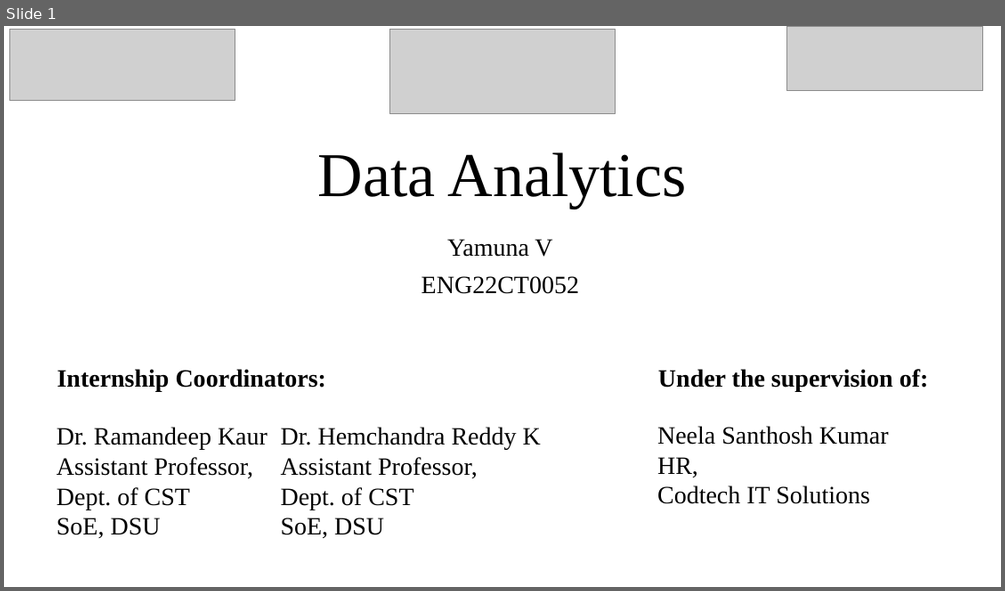
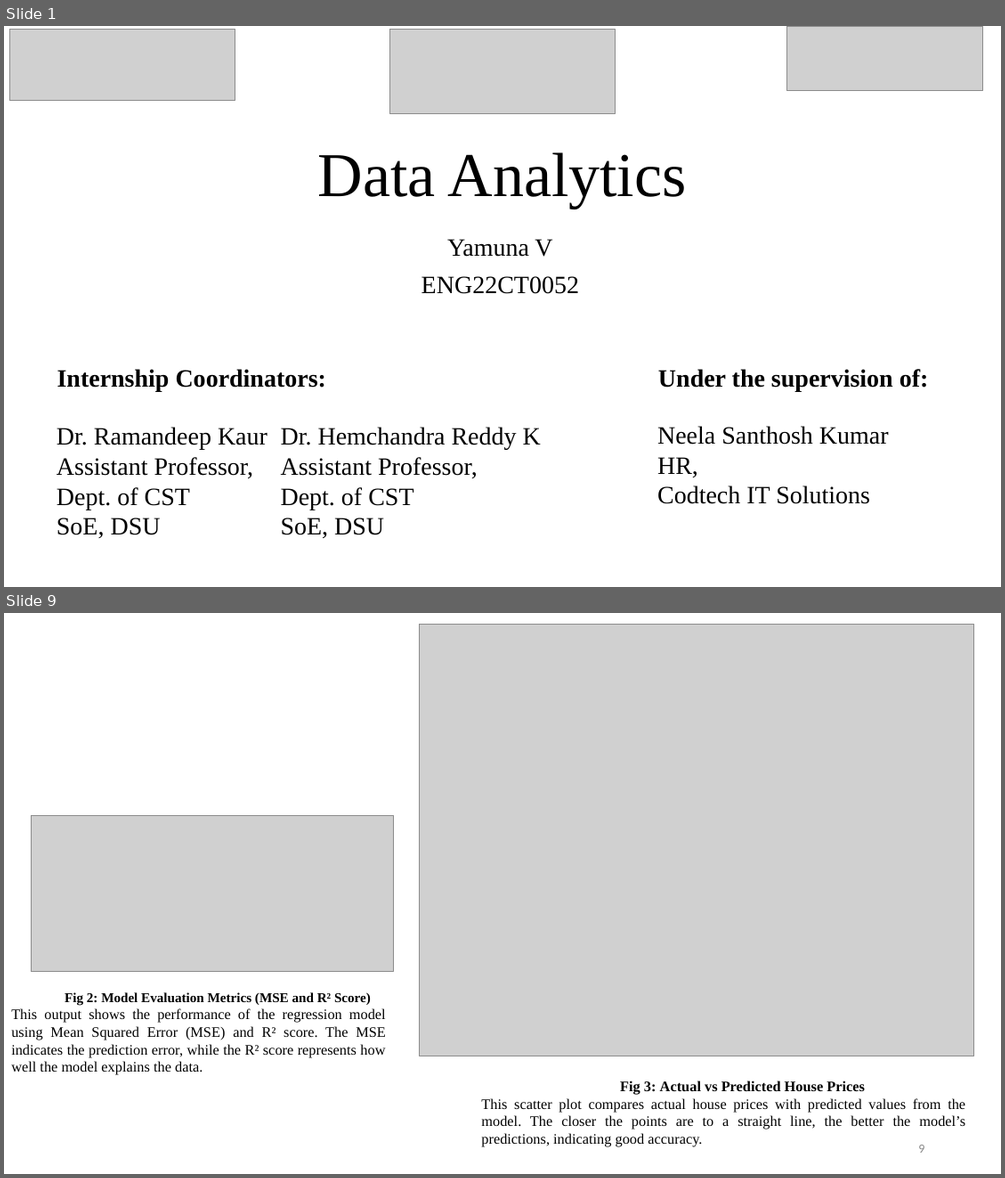
Before and after one commit to Yamunavenkatesh/CodTech-Data-Analytics-Internship, a slide deck: Internship PPT.pptx. Shown one above the other, each under a label of ours: slide 1 before the commit, slides 1 and 9 after it; the slides between them are not shown. The pictures are 1005x591 and 1005x1178 pixels, drawn with LibreOffice and Linux fonts; fonts in the diff are those of the drawing; grey boxes stand for pictures. Boxes give left, top, right and bottom in pixels: in the first picture for what was removed or moved away, otherwise in the second. Text is boxed around its words. In the diff, an @@ line names an element or a change of style, - is before the commit and + after.

```diff
--- a/Internship PPT.pptx
+++ b/Internship PPT.pptx
@@ slide 9 added at (4,613,1001,1174), background #FFFFFF @@
@@ picture added at (419,625,974,1055) @@
@@ picture added at (31,816,394,971) @@
@@ text added at (11,992,386,1075), 14 pt, text #000000 @@
+Fig 2: Model Evaluation Metrics (MSE and R² Score)
+This output shows the performance of the regression model using Mean Squared Error (MSE) and R² score. The MSE indicates the prediction error, while the R² score represents how well the model explains the data.
@@ text added at (481,1080,965,1147), 14 pt, text #000000 @@
+Fig 3: Actual vs Predicted House Prices
+This scatter plot compares actual house prices with predicted values from the model. The closer the points are to a straight line, the better the model’s predictions, indicating good accuracy.
@@ page number added at (918,1144,924,1152), 12 pt, text #888888 @@
+9
```
Also in this commit, not shown: 11 slides changed, 4 other slides added, 4 slides removed, 3 other files.
